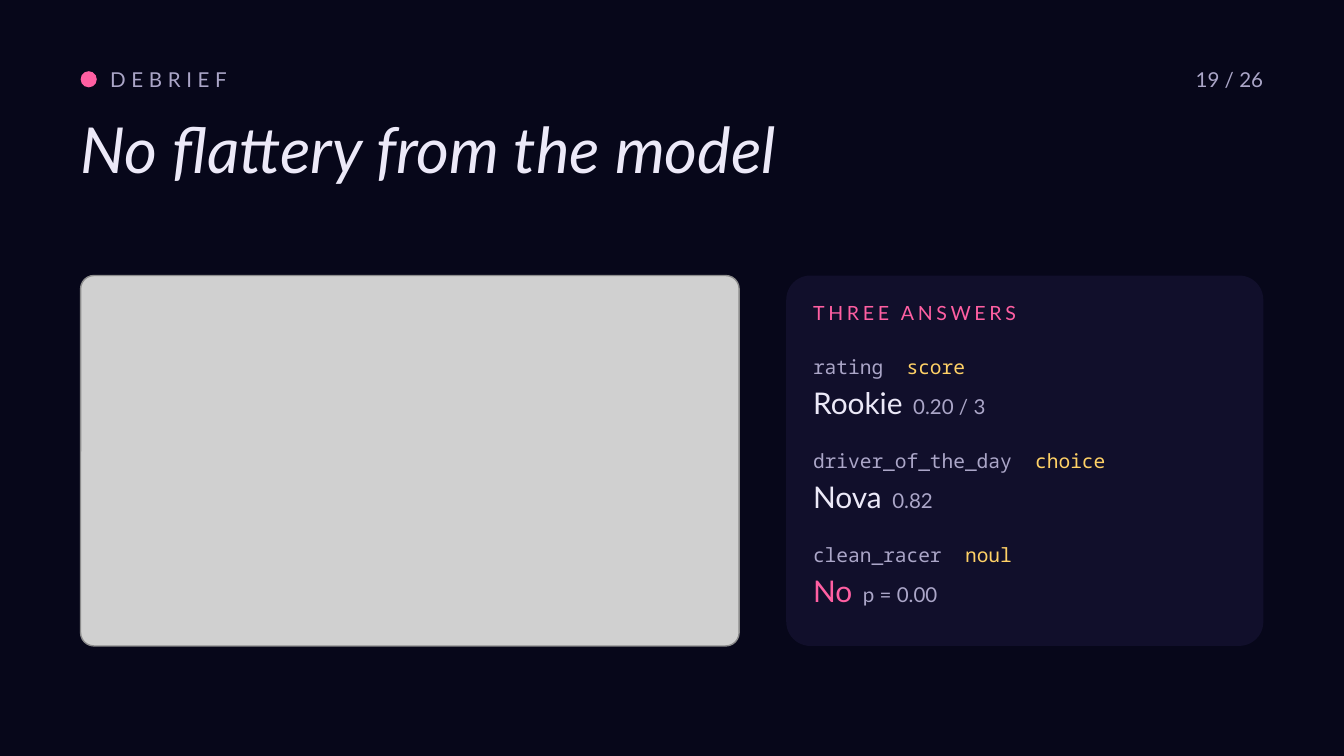
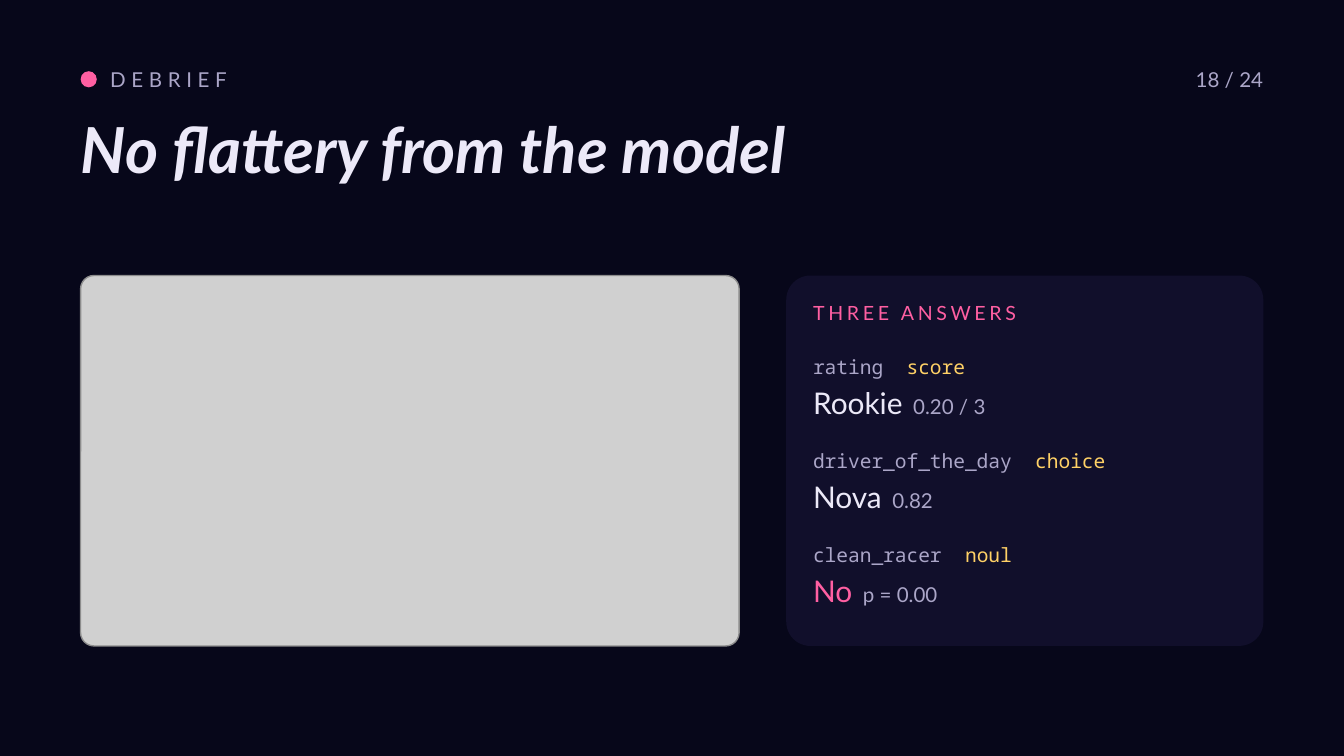
Before and after one commit to roryp/racing, a slide deck: slide 19 of docs/luna-gp-deck.pptx. Drawn at 1344x756 pixels with LibreOffice and Linux fonts; fonts in the diff are those of the drawing; grey boxes stand for pictures. Boxes give left, top, right and bottom in pixels: in the first picture for what was removed or moved away, otherwise in the second. Text is boxed around its words. In the diff, an @@ line names an element or a change of style, - is before the commit and + after.

```diff
--- a/docs/luna-gp-deck.pptx
+++ b/docs/luna-gp-deck.pptx
@@ text at [1196,72,1263,87]: text changed @@
-19 / 26
+18 / 24
@@ text "No flattery from the model" at [81,126,786,184]: bold on @@
```
Also in this commit, not shown: 22 other slides changed.
